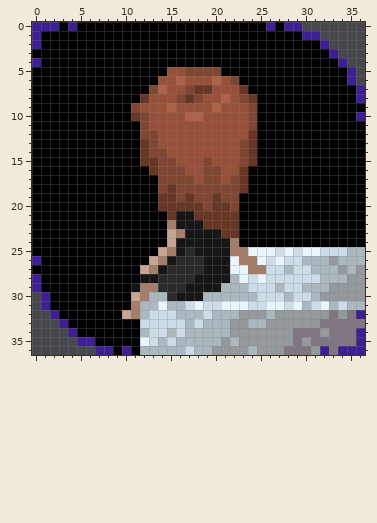
Pixel-art sprite, stored at images/person_monoliths_world.png. This is how it looked before the edit.
The file is 37x37 pixels. Colours within 5 levels of each other are drawn and written as one.
Now the later version:
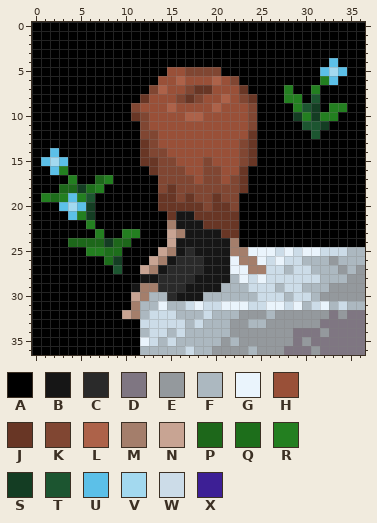
Palette (. is transparent): A #000000  B #161616  C #2a2a2a  D #7f7682  E #94999d  F #acb8c0  G #eaf4fc  H #995038  J #683625  K #804632  L #ad6249  M #a47e6b  N #c8a493  P #1d671a  Q #1d6e1b  R #237f20  S #143d23  T #1c5530  U #5cc0e8  V #a3d9ef  W #ccdce8  X #3d1f95
Log entry: Update the art of the So Close Yet So Far Away badge
Changes in this commit:
@@ x 0..36 @@
- 0 XXXAXAAAAAAAAAAAAAAAAAAAAAXAXX.......
- 1 XAAAAAAAAAAAAAAAAAAAAAAAAAAAAAXX.....
- 2 XAAAAAAAAAAAAAAAAAAAAAAAAAAAAAAAX....
- 3 AAAAAAAAAAAAAAAAAAAAAAAAAAAAAAAAAX...
- 4 XAAAAAAAAAAAAAAAAAAAAAAAAAAAAAAAAAX..
- 5 AAAAAAAAAAAAAAAHHKKKKAAAAAAAAAAAAAAX.
- 6 AAAAAAAAAAAAAAHHLHHHLHKAAAAAAAAAAAAX.
- 7 AAAAAAAAAAAAAKLHHKJJHHHJAAAAAAAAAAAAX
- 8 AAAAAAAAAAAAJHHHKJKHHLHKJAAAAAAAAAAAX
- 9 AAAAAAAAAAAKHHHLHHHHLHHHKAAAAAAAAAAAA
-10 AAAAAAAAAAAJKHHHHLLHHHHHKAAAAAAAAAAAX
-11 AAAAAAAAAAAAKHHHHHHHHHHHKAAAAAAAAAAAA
-12 AAAAAAAAAAAAKKHHHHHHHHHHJAAAAAAAAAAAA
+ 0 AAAAAAAAAAAAAAAAAAAAAAAAAAAAAAAAAAAAA
+ 1 AAAAAAAAAAAAAAAAAAAAAAAAAAAAAAAAAAAAA
+ 2 AAAAAAAAAAAAAAAAAAAAAAAAAAAAAAAAAAAAA
+ 3 AAAAAAAAAAAAAAAAAAAAAAAAAAAAAAAAAAAAA
+ 4 AAAAAAAAAAAAAAAAAAAAAAAAAAAAAAAAAUAAA
+ 5 AAAAAAAAAAAAAAAHHKKKKAAAAAAAAAAAUVUAA
+ 6 AAAAAAAAAAAAAAHHLHHHLHKAAAAAAAAARUAAA
+ 7 AAAAAAAAAAAAAKLHHKJJHHHJAAAARAARAAAAA
+ 8 AAAAAAAAAAAAJHHHKJKHHLHKJAAARRATAAAAA
+ 9 AAAAAAAAAAAKHHHLHHHHLHHHKAAAARTSARRAA
+10 AAAAAAAAAAAJKHHHHLLHHHHHKAAAASRSRRAAA
+11 AAAAAAAAAAAAKHHHHHHHHHHHKAAAAATTSAAAA
+12 AAAAAAAAAAAAKKHHHHHHHHHHJAAAAAATAAAAA
 13 AAAAAAAAAAAAJKHHHHHHHHHKJAAAAAAAAAAAA
-14 AAAAAAAAAAAAJKKHHHHHHHHKJAAAAAAAAAAAA
-15 AAAAAAAAAAAAJJKKHHHKHHHKJAAAAAAAAAAAA
-16 AAAAAAAAAAAAAJKKKHHKKHHJAAAAAAAAAAAAA
-17 AAAAAAAAAAAAAAKKKKHKKHKJAAAAAAAAAAAAA
-18 AAAAAAAAAAAAAAKJKKKKKKKJAAAAAAAAAAAAA
-19 AAAAAAAAAAAAAAJJKJKKJKKAAAAAAAAAAAAAA
-20 AAAAAAAAAAAAAAJJJJJKJJKAAAAAAAAAAAAAA
-21 AAAAAAAAAAAAAAAJBBJJJJJAAAAAAAAAAAAAA
-22 AAAAAAAAAAAAAAAMBBBJJJJAAAAAAAAAAAAAA
-23 AAAAAAAAAAAAAAANMBBBBJJAAAAAAAAAAAAAA
-24 AAAAAAAAAAAAAAANBBBBBBMAAAAAAAAAAAAAA
-25 AAAAAAAAAAAAAANMBCBBBBMMGGGWGWGGWWWFF
-26 XAAAAAAAAAAAANMBCCCBBBGMMGWGWWFFFEFFF
-27 AAAAAAAAAAAANMBCCCCBBBGGMMWWFWWFFFEFE
-28 XAAAAAAAAAAABBCCCCBBBBFGWGWWWWWWFFFEE
-29 XAAAAAAAAAABMMCCCBBBBFFFWWWFWWFFFEEEE
-30 .XAAAAAAAAANMFFCBBBFFFFFFWWWFWWFEEEEE
-31 .XAAAAAAAAAMFFGFFWGWWGGGWWGGWGFWGFWFF
-32 ..XAAAAAAANMFWWWFFFWFFFEEEFEEEEEEDEDX
-33 ...XAAAAAAAAWWWWWFWFFFEEFFEEEEEEDDDDD
-34 ....XAAAAAAAFWWFWFFFFFEEEEEEEDDDEDDDX
-35 .....XXAAAAAGWFWFFFFFEFEEEEEEDEDDDDDX
-36 .......XXAXAFFFFFWFFEEEEFEEEDDDEXDXXX
+14 AAUAAAAAAAAAJKKHHHHHHHHKJAAAAAAAAAAAA
+15 AUVUAAAAAAAAJJKKHHHKHHHKJAAAAAAAAAAAA
+16 AAURAAAAAAAAAJKKKHHKKHHJAAAAAAAAAAAAA
+17 AAAARAAPRAAAAAKKKKHKKHKJAAAAAAAAAAAAA
+18 AAAPPSQRAAAAAAKJKKKKKKKJAAAAAAAAAAAAA
+19 ARQRURTAAAAAAAJJKJKKJKKAAAAAAAAAAAAAA
+20 AAAUVUSAAAAAAAJJJJJKJJKAAAAAAAAAAAAAA
+21 AAAAURSAAAAAAAAJBBJJJJJAAAAAAAAAAAAAA
+22 AAAAAARAAAAAAAAMBBBJJJJAAAAAAAAAAAAAA
+23 AAAAAAARAARRAAANMBBBBJJAAAAAAAAAAAAAA
+24 AAAAPPPPSPPAAAANBBBBBBMAAAAAAAAAAAAAA
+25 AAAAAARRQQAAAANMBCBBBBMMGGGWGWGGWWWFF
+26 AAAAAAAAQSAAANMBCCCBBBGMMGWGWWFFFEFFF
+27 AAAAAAAAATAANMBCCCCBBBGGMMWWFWWFFFEFE
+28 AAAAAAAAAAAABBCCCCBBBBFGWGWWWWWWFFFEE
+29 AAAAAAAAAAABMMCCCBBBBFFFWWWFWWFFFEEEE
+30 AAAAAAAAAAANMFFCBBBFFFFFFWWWFWWFEEEEE
+31 AAAAAAAAAAAMFFGFFWGWWGGGWWGGWGFWGFWFF
+32 AAAAAAAAAANMFWWWFFFWFFFEEEFEEEEEEDEDD
+33 AAAAAAAAAAAAWWWWWFWFFFEEFFEEEEEEDDDDD
+34 AAAAAAAAAAAAFWWFWFFFFFEEEEEEEDDDEDDDD
+35 AAAAAAAAAAAAGWFWFFFFFEFEEEEEEDEDDDDDD
+36 AAAAAAAAAAAAFFFFFWFFEEEEFEEEDDDEDDDDD
Pixel boxes of the changes (left, top, right, bottom) in both pictures:
changed: (32, 22, 77, 67)
changed: (266, 22, 365, 139)
changed: (32, 148, 140, 355)
changed: (320, 310, 365, 355)
